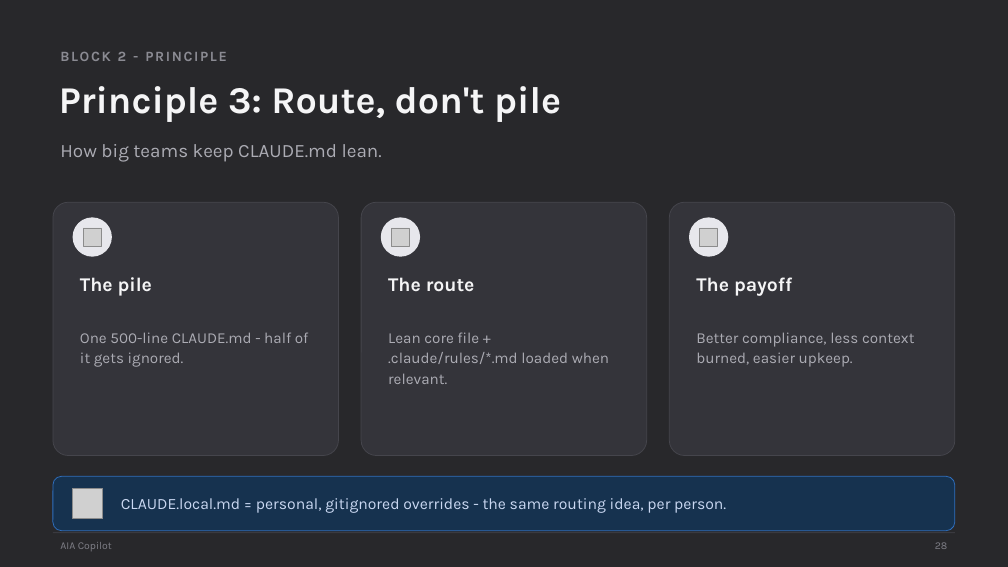
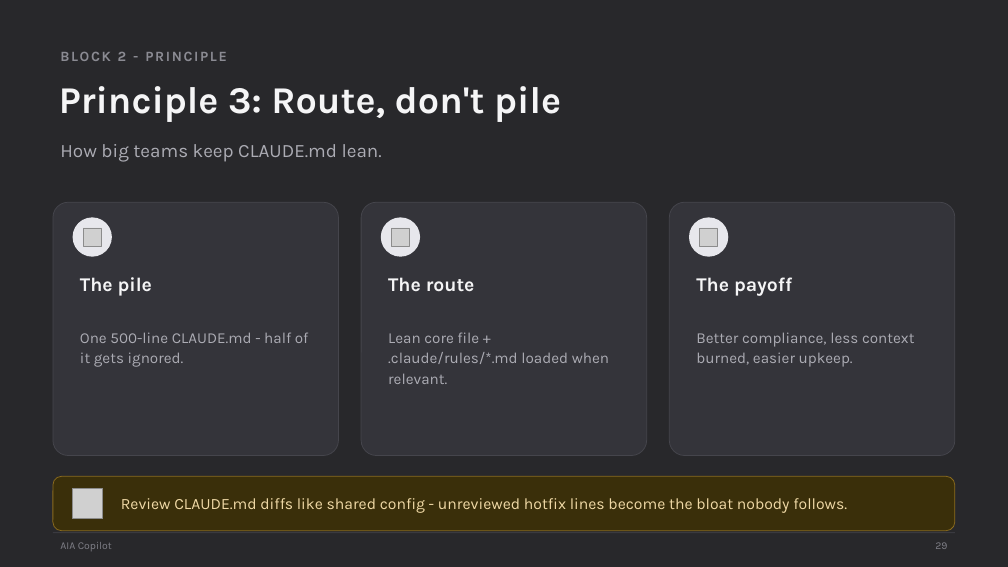
Before and after one commit to scottrhay/AIA-ClaudeCopilot, a slide deck: slide 29 of claude-code-3day/slides/Day1_Claude_Code_Fundamentals.pptx (slide 28 before the commit). Drawn at 1008x567 pixels with LibreOffice and Linux fonts; fonts in the diff are those of the drawing; grey boxes stand for pictures. Boxes give left, top, right and bottom in pixels: in the first picture for what was removed or moved away, otherwise in the second. Text is boxed around its words. In the diff, an @@ line names an element or a change of style, - is before the commit and + after.

```diff
--- a/claude-code-3day/slides/Day1_Claude_Code_Fundamentals.pptx
+++ b/claude-code-3day/slides/Day1_Claude_Code_Fundamentals.pptx
@@ rounded rectangle at (53,476,955,531): fill #16324F to #3A2F0A; outline #2F6FBE 0.75 pt to #8A6B1E 0.75 pt @@
@@ text at (121,498,847,513): text changed; text colour #CAD8F2 to #F0D9A6 @@
-CLAUDE.local.md = personal, gitignored overrides - the same routing idea, per person.
+Review CLAUDE.md diffs like shared config - unreviewed hotfix lines become the bloat nobody follows.
```
Also in this commit, not shown: 62 other slides changed, 1 slide added, 1 other file.
